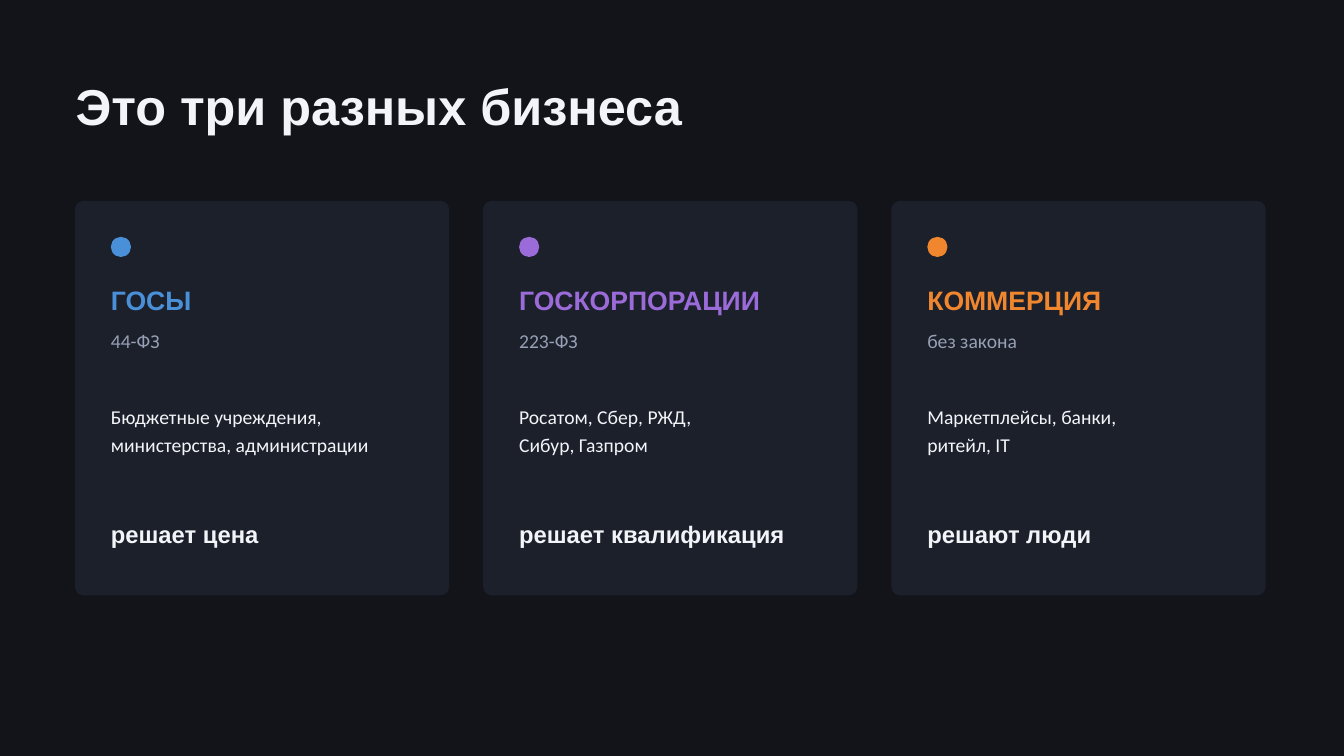
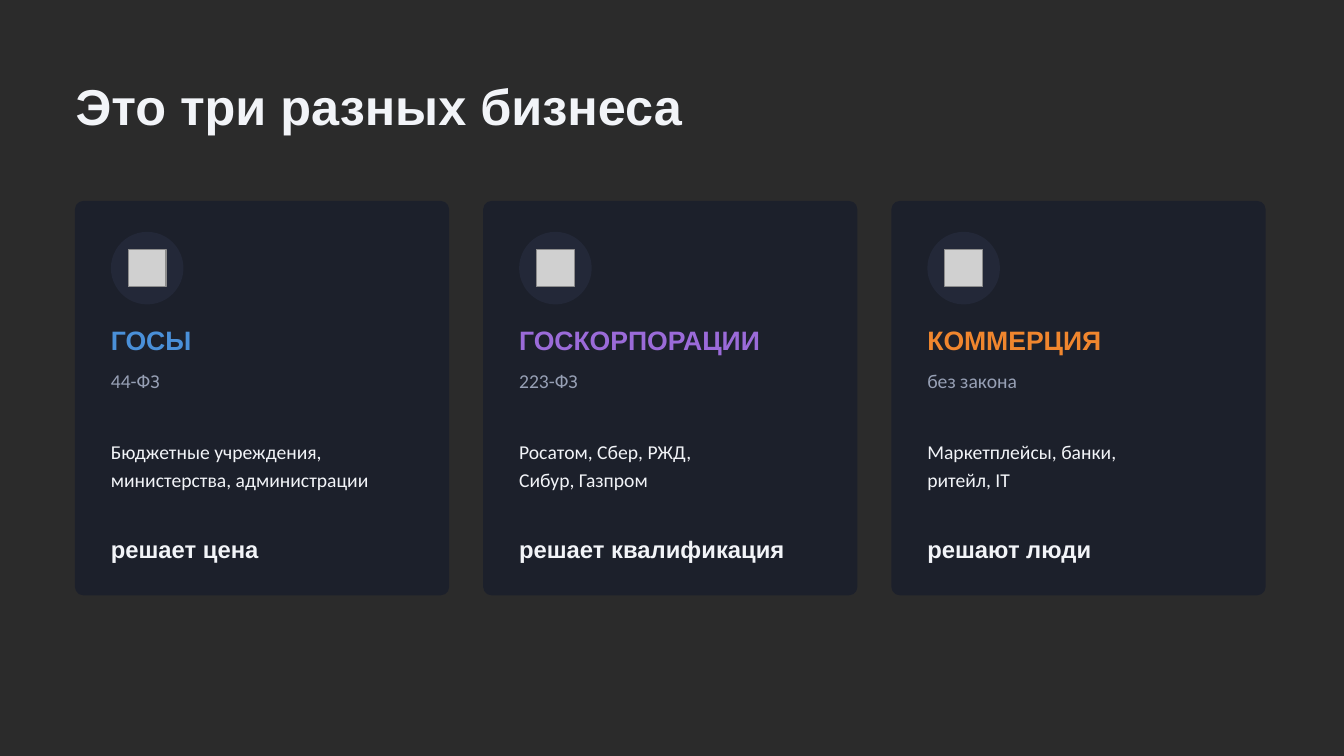
Before and after one commit to t4993408232-collab/analizator-bot, a slide deck: slide 6 of talks/2026-08-06-prodavay-kak-faunder/Как-выигрывать-тендеры.pptx. Drawn at 1344x756 pixels with LibreOffice and Linux fonts; fonts in the diff are those of the drawing; grey boxes stand for pictures; background and template pictures are left out; a plain dark background stands for a picture behind light text. Boxes give left, top, right and bottom in pixels: in the first picture for what was removed or moved away, otherwise in the second. Text is boxed around its words. In the diff, an @@ line names an element or a change of style, - is before the commit and + after.

```diff
--- a/talks/2026-08-06-prodavay-kak-faunder/Как-выигрывать-тендеры.pptx
+++ b/talks/2026-08-06-prodavay-kak-faunder/Как-выигрывать-тендеры.pptx
@@ background #12141A to picture (left out) @@
@@ ellipse removed at (111,237,131,257) @@
@@ ellipse added at (111,232,184,304), fill #232838 @@
@@ ellipse removed at (519,237,539,257) @@
@@ ellipse added at (519,232,592,304), fill #232838 @@
@@ ellipse removed at (928,237,948,257) @@
@@ ellipse added at (928,232,1000,304), fill #232838 @@
@@ picture added at (128,249,165,286) @@
@@ picture added at (536,249,574,286) @@
@@ picture added at (945,249,982,286) @@
@@ 6 texts: place and size @@
-6 texts at (111,291,1101,348)
+6 texts at (111,331,1101,388)
@@ 3 texts: place and size @@
-3 texts at (111,410,1116,456)
+3 texts at (111,445,1116,491)
@@ 3 texts: place and size @@
-3 texts at (111,525,1091,548)
+3 texts at (111,540,1091,563)
```
Also in this commit, not shown: 39 other slides changed, 24 other files.
